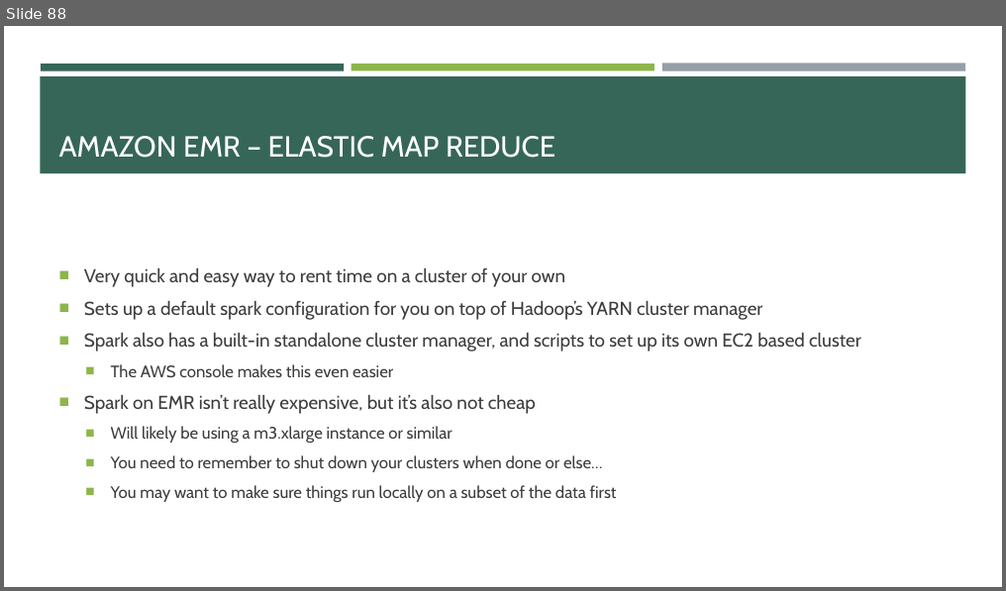
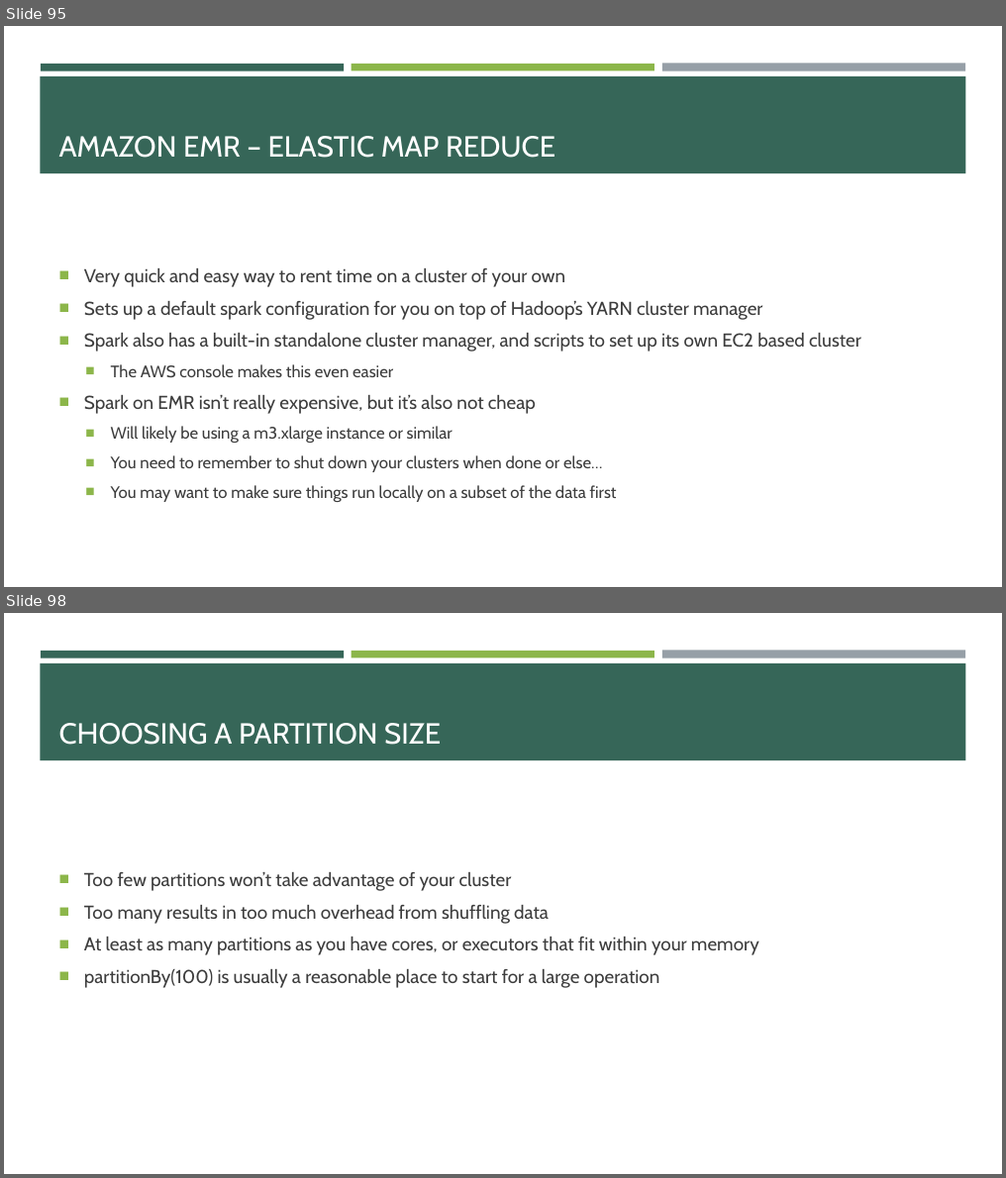
Before and after one commit to e-m-wilson/data_engineering, a slide deck: spark/Spark.pptx. Shown one above the other, each under a label of ours: slide 88 before the commit, slides 95 and 98 after it; the slides between them are not shown. The pictures are 1006x591 and 1006x1178 pixels, drawn with LibreOffice and Linux fonts; fonts in the diff are those of the drawing. Boxes give left, top, right and bottom in pixels: in the first picture for what was removed or moved away, otherwise in the second. Text is boxed around its words. In the diff, an @@ line names an element or a change of style, - is before the commit and + after.

```diff
--- a/spark/Spark.pptx
+++ b/spark/Spark.pptx
@@ slide 98 added at [4, 613, 1002, 1174], background #FFFFFF; not listed: 4 template elements that a slide beside it also shows @@
@@ title added at [59, 723, 441, 745], 28 pt, text #FFFFFF @@
+CHOOSING A PARTITION SIZE
@@ text added at [84, 872, 759, 988], 18 pt, text #3D3D3D @@
+■ Too few partitions won’t take advantage of your cluster
+■ Too many results in too much overhead from shuffling data
+■ At least as many partitions as you have cores, or executors that fit within your memory
+■ partitionBy(100) is usually a reasonable place to start for a large operation
@@ what was slide 88 is now slide 95 @@
```
Also in this commit, not shown: 1 slide changed, 10 other slides added, 2 slides removed.
